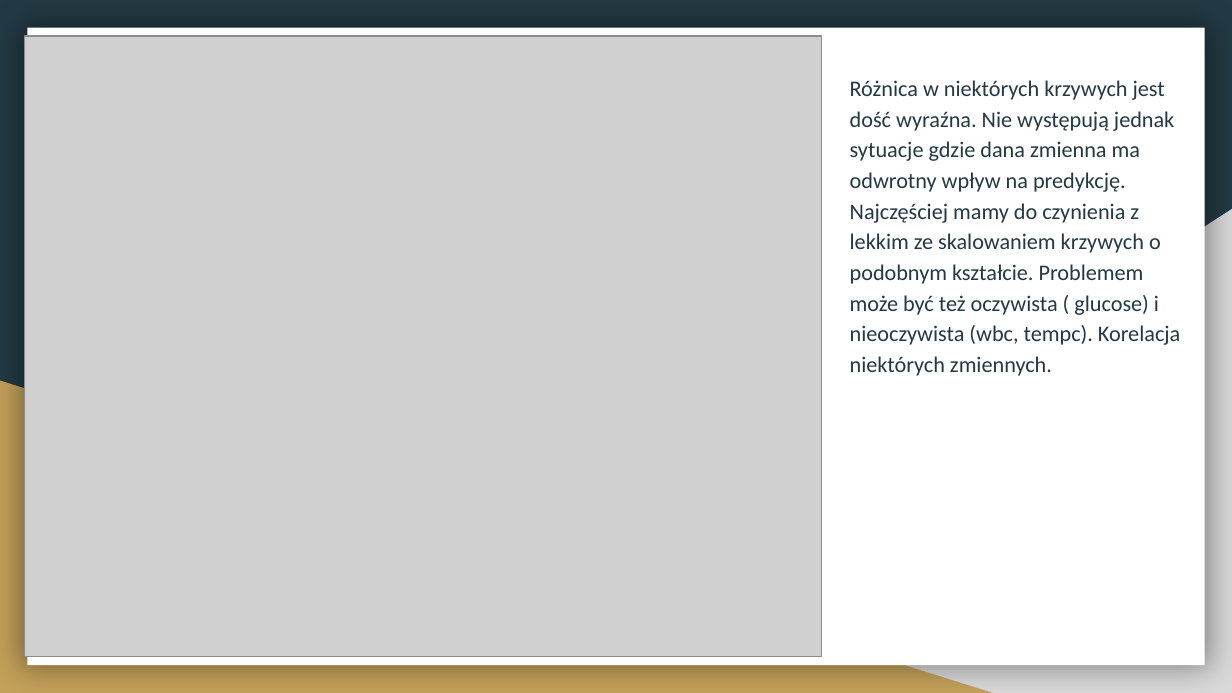
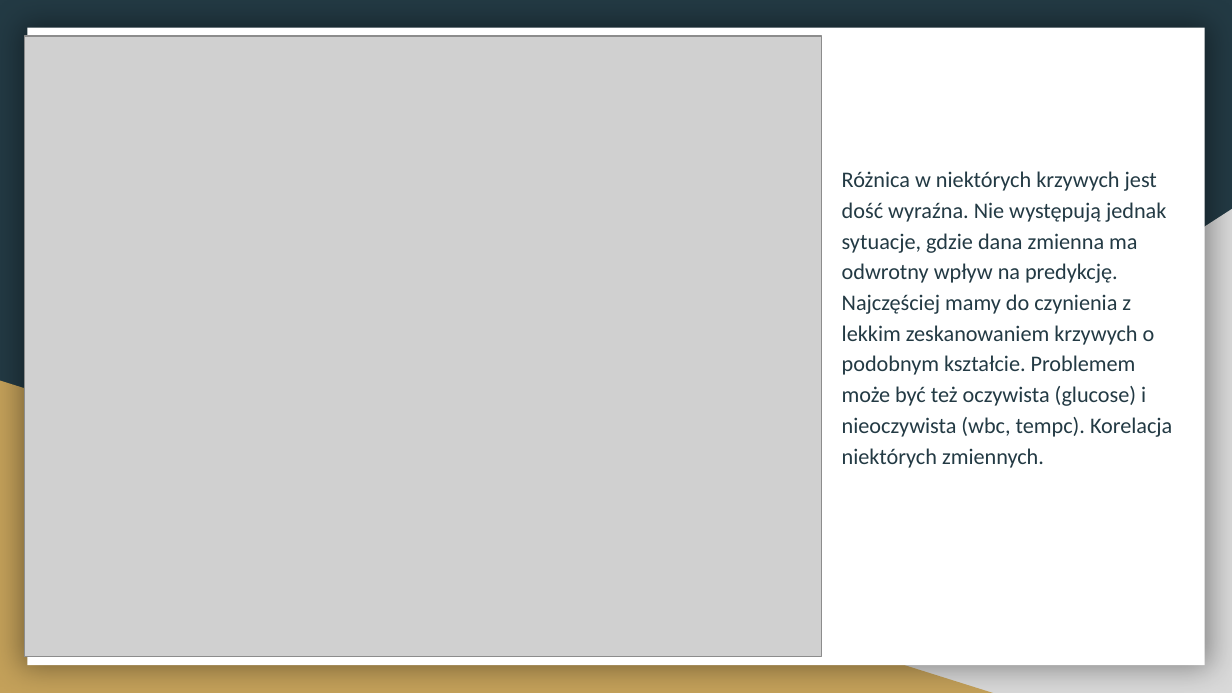
Before and after one commit to jjanborowka/WB2_RashomonML, a slide deck: slide 7 of PD5/Prezentacja_PD5.pptx. Drawn at 1232x693 pixels with LibreOffice and Linux fonts; fonts in the diff are those of the drawing; grey boxes stand for pictures. Boxes give left, top, right and bottom in pixels: in the first picture for what was removed or moved away, otherwise in the second. Text is boxed around its words. In the diff, an @@ line names an element or a change of style, - is before the commit and + after.

```diff
--- a/PD5/Prezentacja_PD5.pptx
+++ b/PD5/Prezentacja_PD5.pptx
@@ text at box(842, 171, 1172, 468): text changed @@
-Różnica w niektórych krzywych jest dość wyraźna. Nie występują jednak sytuacje gdzie dana zmienna ma odwrotny wpływ na predykcję. Najczęściej mamy do czynienia z lekkim ze skalowaniem krzywych o podobnym kształcie. Problemem może być też oczywista ( glucose) i nieoczywista (wbc, tempc). Korelacja niektórych zmiennych.
+Różnica w niektórych krzywych jest dość wyraźna. Nie występują jednak sytuacje, gdzie dana zmienna ma odwrotny wpływ na predykcję. Najczęściej mamy do czynienia z lekkim zeskanowaniem krzywych o podobnym kształcie. Problemem może być też oczywista (glucose) i nieoczywista (wbc, tempc). Korelacja niektórych zmiennych.
```
Also in this commit, not shown: 5 other slides changed.
